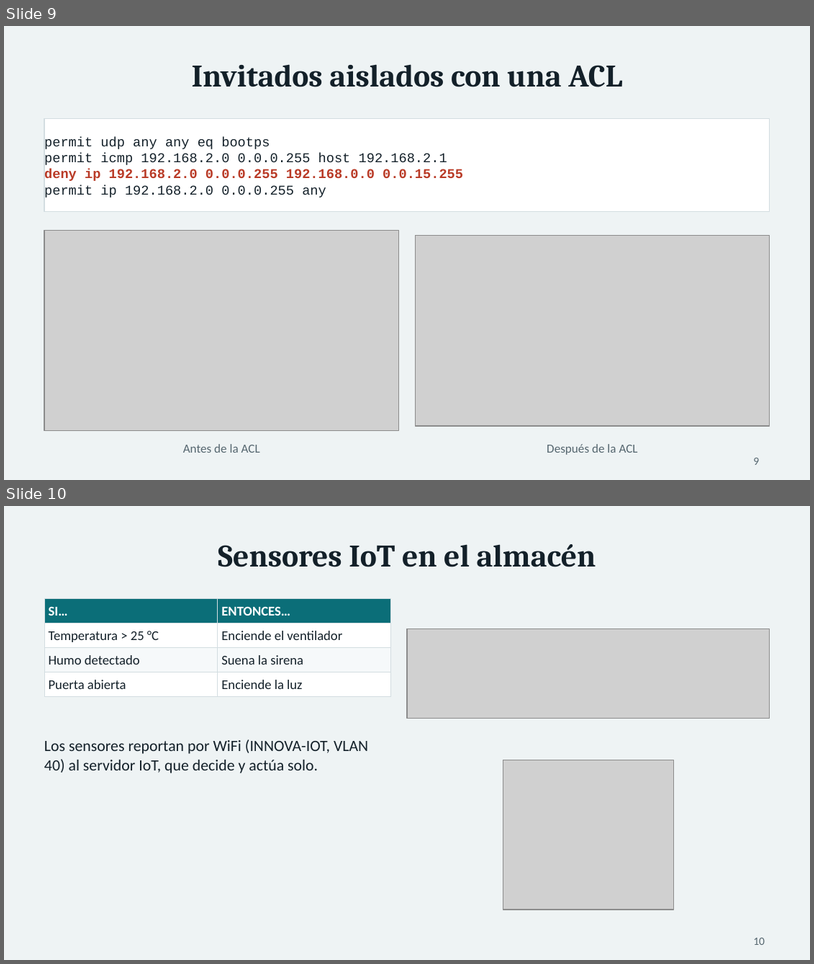
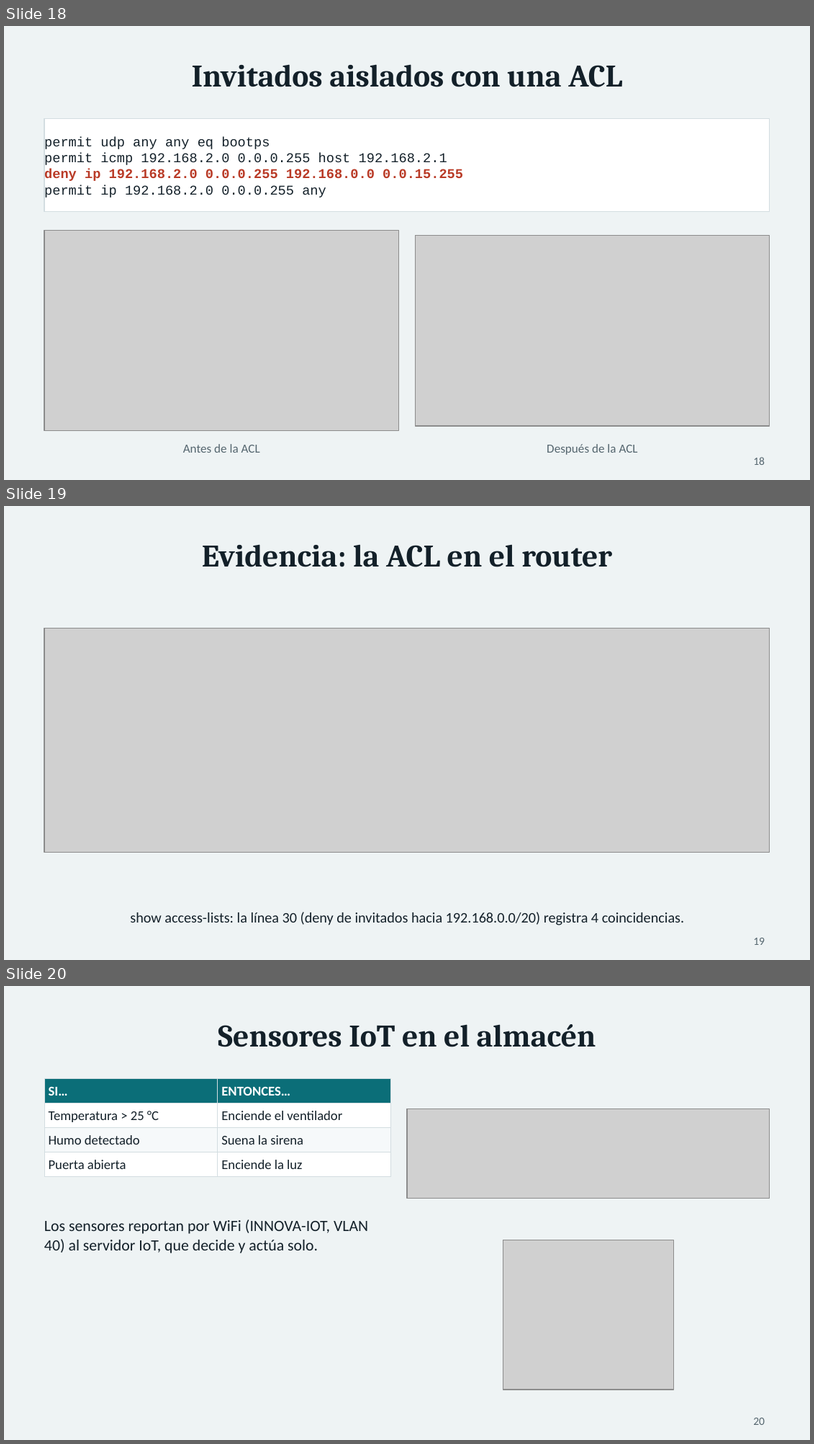
Before and after one commit to USX22/inalambricreds2, a slide deck: entregables/Presentacion_InnovaLogistics.pptx. Shown one above the other, each under a label of ours: slides 9 and 10 before the commit, slides 18, 19 and 20 after it. The pictures are 814x964 and 814x1444 pixels, drawn with LibreOffice and Linux fonts; fonts in the diff are those of the drawing; grey boxes stand for pictures. Boxes give left, top, right and bottom in pixels: in the first picture for what was removed or moved away, otherwise in the second. Text is boxed around its words. In the diff, an @@ line names an element or a change of style, - is before the commit and + after.

```diff
--- a/entregables/Presentacion_InnovaLogistics.pptx
+++ b/entregables/Presentacion_InnovaLogistics.pptx
@@ slide 19 added at [4, 506, 810, 960], background #EEF3F4 @@
@@ title added at [202, 544, 612, 567], 28 pt, text #132029, bold @@
+Evidencia: la ACL en el router
@@ picture added at [44, 628, 770, 852] @@
@@ text added at [130, 911, 684, 925], 13 pt, text #132029 @@
+show access-lists: la línea 30 (deny de invitados hacia 192.168.0.0/20) registra 4 coincidencias.
@@ page number added at [754, 937, 765, 944], 10 pt, text #55666F @@
+19
@@ what was slide 9 is now slide 18 @@
@@ page number at [754, 457, 765, 464]: text changed @@
-9
+18
@@ what was slide 10 is now slide 20 @@
@@ page number at [754, 1417, 765, 1424]: text changed @@
-10
+20
```
Also in this commit, not shown: 14 other slides added, 14 other files.
